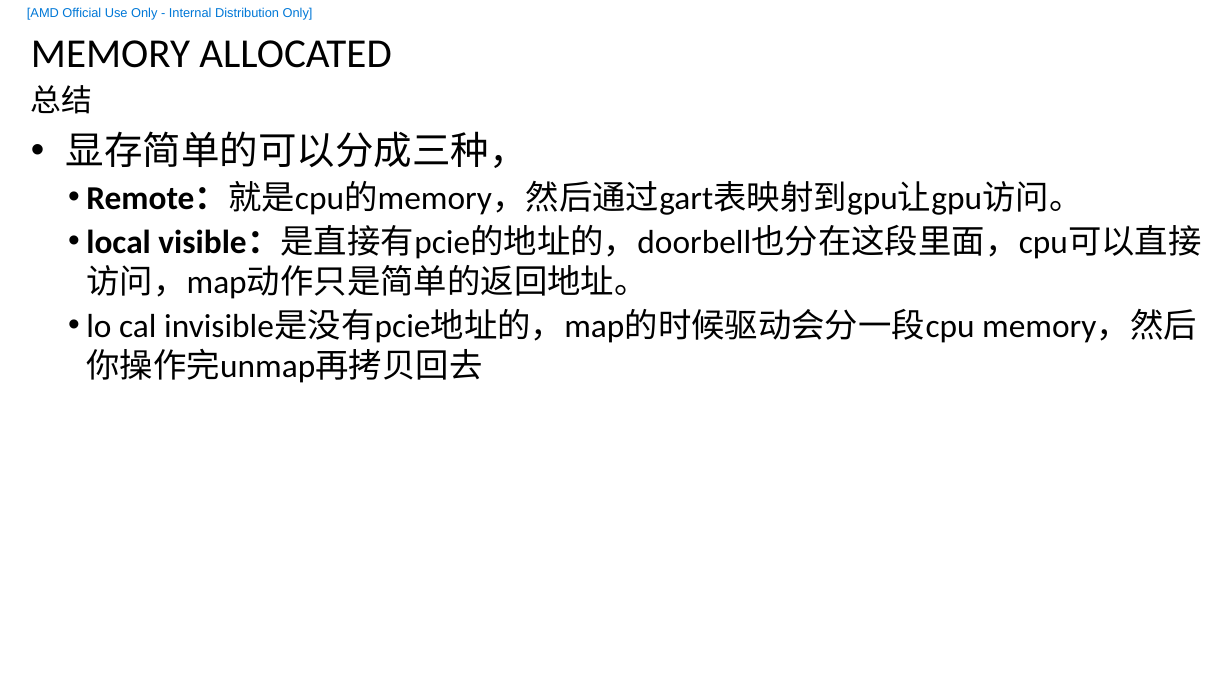
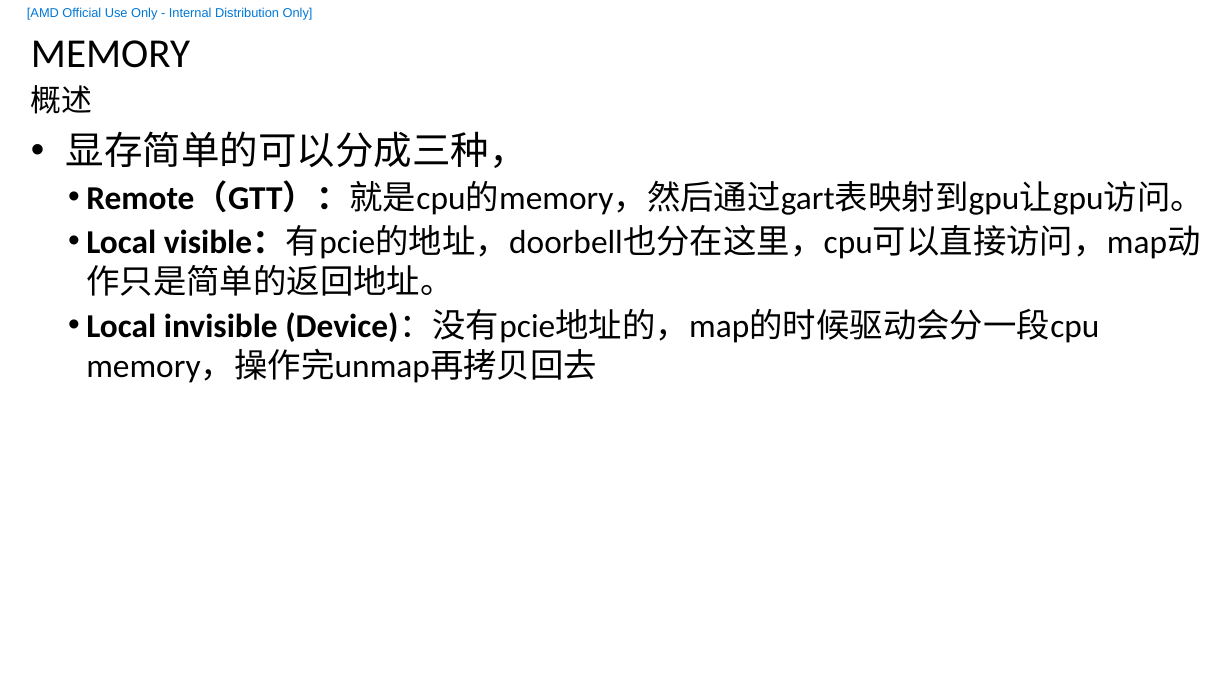
Before and after one commit to feifei14119/KmtHsaStudy, a slide deck: slide 9 of doc/HSA-KMT.pptx (slide 10 before the commit). Drawn at 1232x693 pixels with LibreOffice and Linux fonts; fonts in the diff are those of the drawing; background and template pictures are left out. Boxes give left, top, right and bottom in pixels: in the first picture for what was removed or moved away, otherwise in the second. Text is boxed around its words. In the diff, an @@ line names an element or a change of style, - is before the commit and + after.

```diff
--- a/doc/HSA-KMT.pptx
+++ b/doc/HSA-KMT.pptx
@@ title at bbox=[31, 40, 190, 68]: text changed @@
-MEMORY ALLOCATED
+MEMORY
@@ text at bbox=[31, 85, 93, 114]: text changed @@
-总结
+概述
@@ text at bbox=[86, 182, 1204, 383]: text changed @@
-  • Remote：就是cpu的memory，然后通过gart表映射到gpu让gpu访问。
-  • local visible：是直接有pcie的地址的，doorbell也分在这段里面，cpu可以直接访问，map动作只是简单的返回地址。
-  • lo cal invisible是没有pcie地址的，map的时候驱动会分一段cpu memory，然后你操作完unmap再拷贝回去
+  • Remote（GTT）：就是cpu的memory，然后通过gart表映射到gpu让gpu访问。
+  • Local visible：有pcie的地址，doorbell也分在这里，cpu可以直接访问，map动作只是简单的返回地址。
+  • Local invisible (Device)：没有pcie地址的，map的时候驱动会分一段cpu memory，操作完unmap再拷贝回去
```
Also in this commit, not shown: 12 other slides changed, 14 slides added, 2 slides removed, 22 other files.
